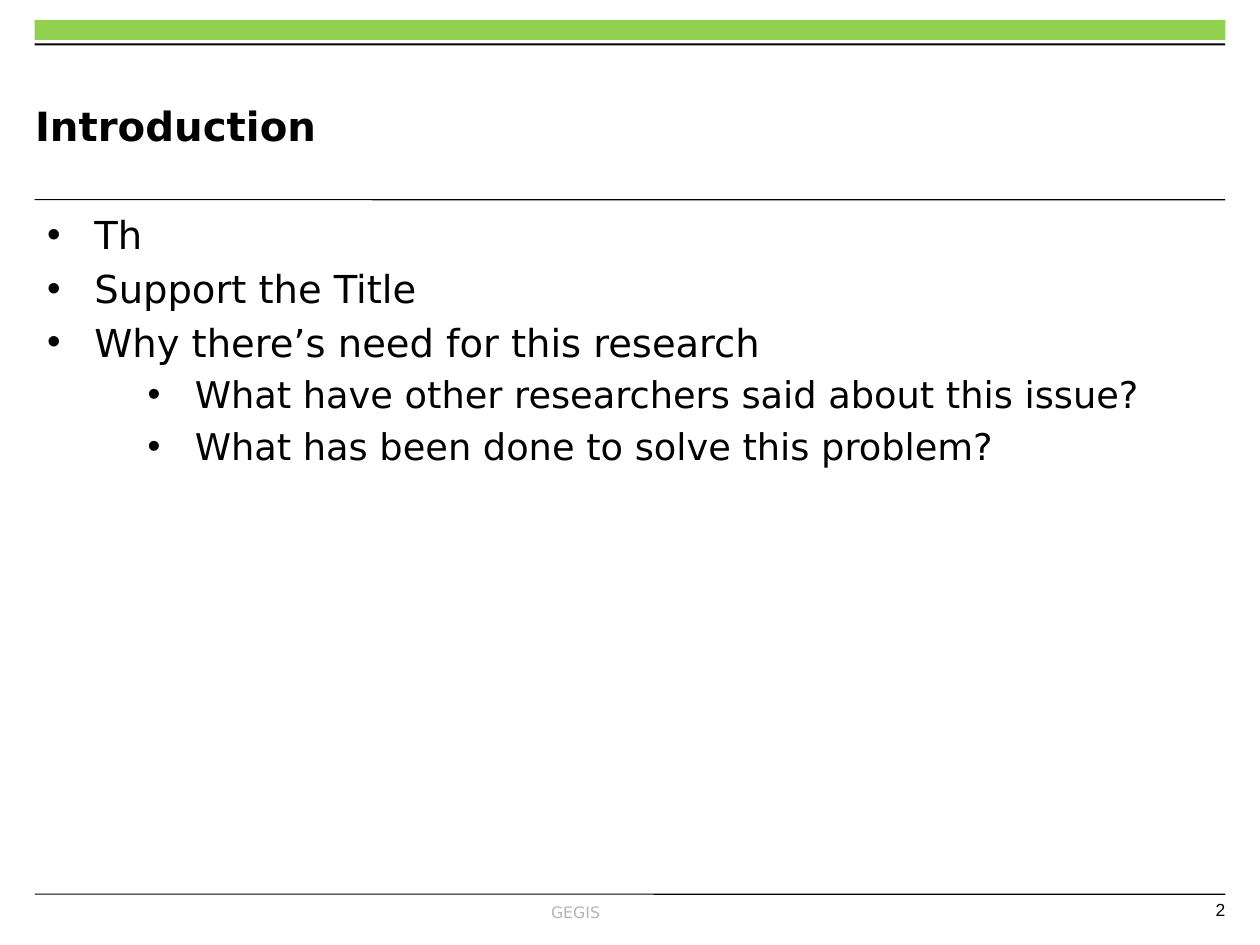
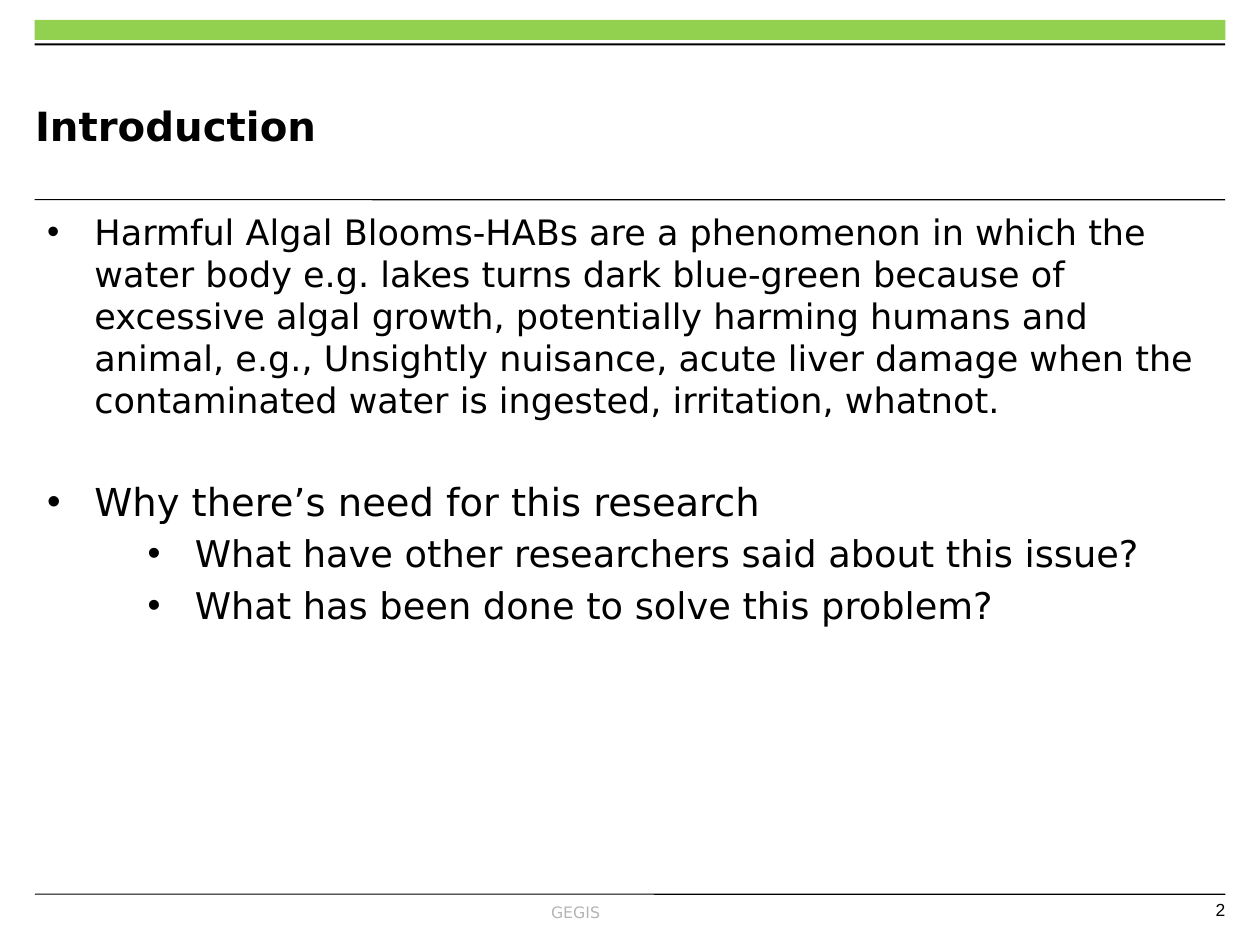
Before and after one commit to OkomoJacob/FinalYearProject, a slide deck: slide 2 of MY PRESENTATION.pptx. Drawn at 1260x945 pixels with LibreOffice and Linux fonts; fonts in the diff are those of the drawing; background and template pictures are left out. Boxes give left, top, right and bottom in pixels: in the first picture for what was removed or moved away, otherwise in the second. Text is boxed around its words. In the diff, an @@ line names an element or a change of style, - is before the commit and + after.

Commit message:
:fire:, :pencil:, :books: :camera: :hammer: Intro

```diff
--- a/MY PRESENTATION.pptx
+++ b/MY PRESENTATION.pptx
@@ text at (94, 218, 1193, 421): text changed; size 22 to 20 pt @@
-• Th
-• Support the Title
+• Harmful Algal Blooms-HABs are a phenomenon in which the water body e.g. lakes turns dark blue-green because of excessive algal growth, potentially harming humans and animal, e.g., Unsightly nuisance, acute liver damage when the contaminated water is ingested, irritation, whatnot.
```
Also in this commit, not shown: 2 other slides changed.
